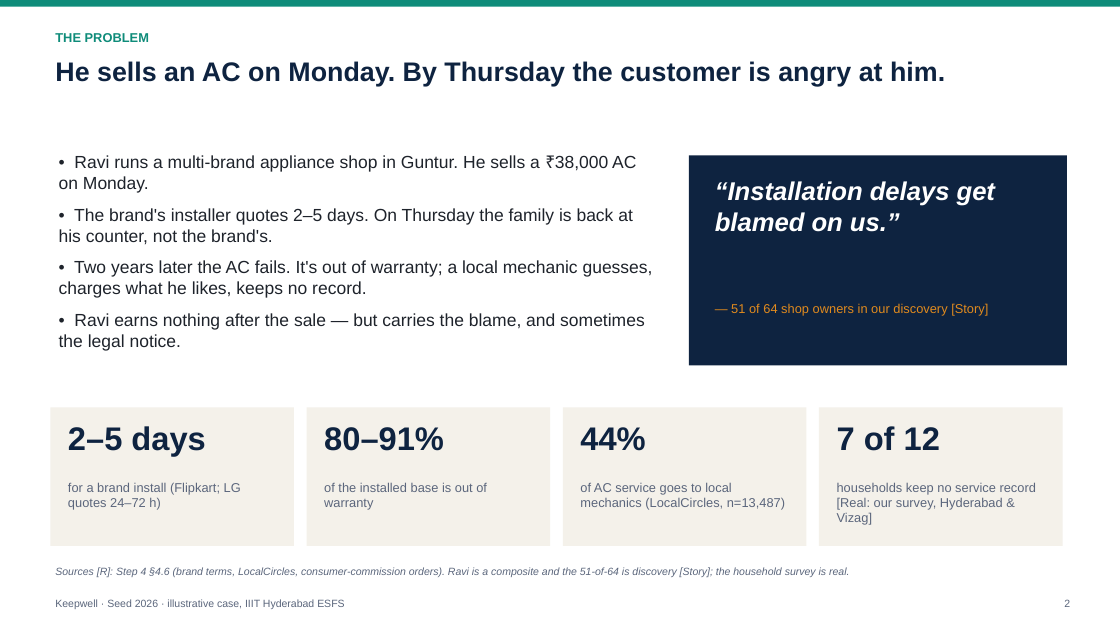
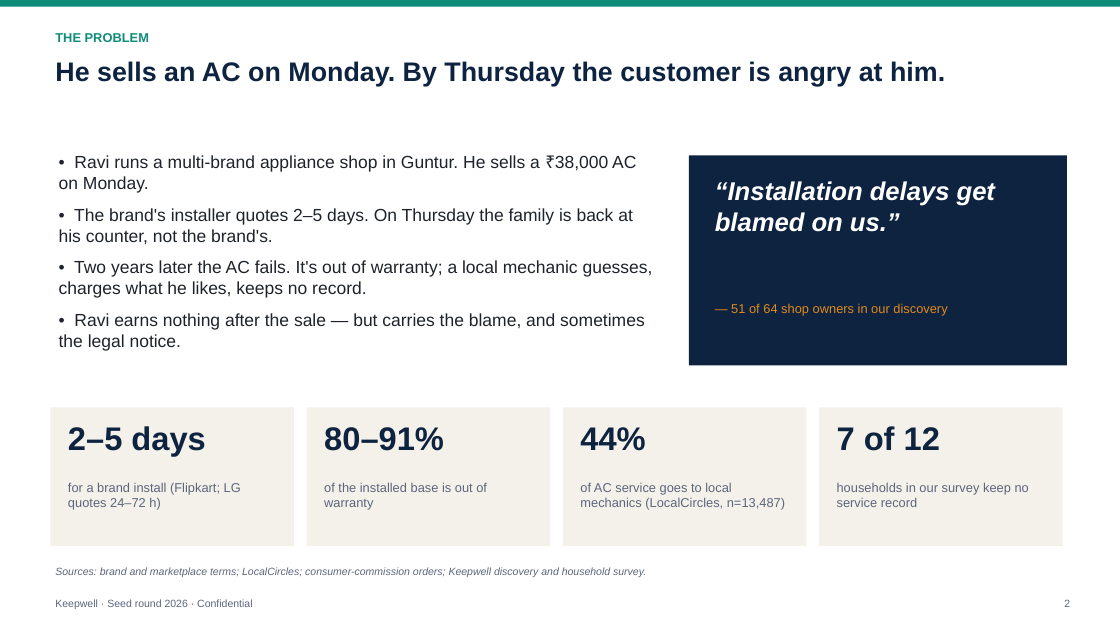
Before and after one commit to PrathyushaKalluri/keepwell, a slide deck: slide 2 of pitch_v2/deck/Keepwell_Seed_Deck.pptx. Drawn at 1120x630 pixels with LibreOffice and Linux fonts; fonts in the diff are those of the drawing. Boxes give left, top, right and bottom in pixels: in the first picture for what was removed or moved away, otherwise in the second. Text is boxed around its words. In the diff, an @@ line names an element or a change of style, - is before the commit and + after.

```diff
--- a/pitch_v2/deck/Keepwell_Seed_Deck.pptx
+++ b/pitch_v2/deck/Keepwell_Seed_Deck.pptx
@@ text at (731,303,947,316): text changed @@
-— 51 of 64 shop owners in our discovery [Story]
+— 51 of 64 shop owners in our discovery
@@ text at (837,482,1029,507): text changed @@
-households keep no service record [Real: our survey, Hyderabad & Vizag]
+households in our survey keep no service record
@@ text at (55,567,646,577): text changed @@
-Sources [R]: Step 4 §4.6 (brand terms, LocalCircles, consumer-commission orders). Ravi is a composite and the 51-of-64 is discovery [Story]; the household survey is real.
+Sources: brand and marketplace terms; LocalCircles; consumer-commission orders; Keepwell discovery and household survey.
@@ text at (55,599,252,609): text changed @@
-Keepwell · Seed 2026 · illustrative case, IIIT Hyderabad ESFS
+Keepwell · Seed round 2026 · Confidential
```
Also in this commit, not shown: 14 other slides changed, 46 other files.
